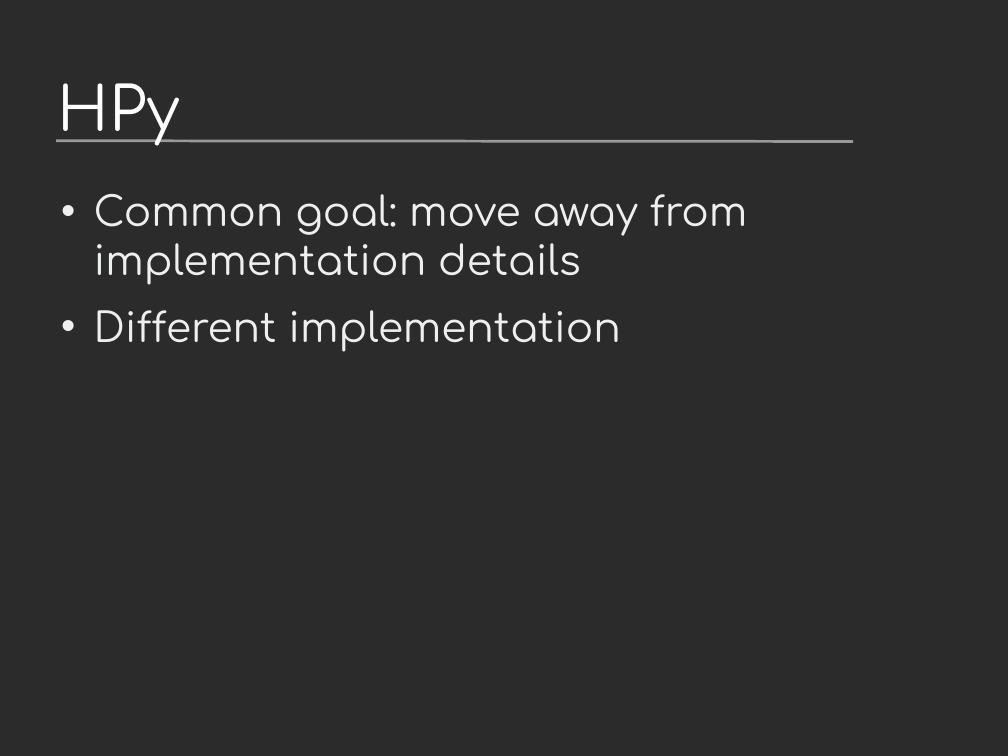
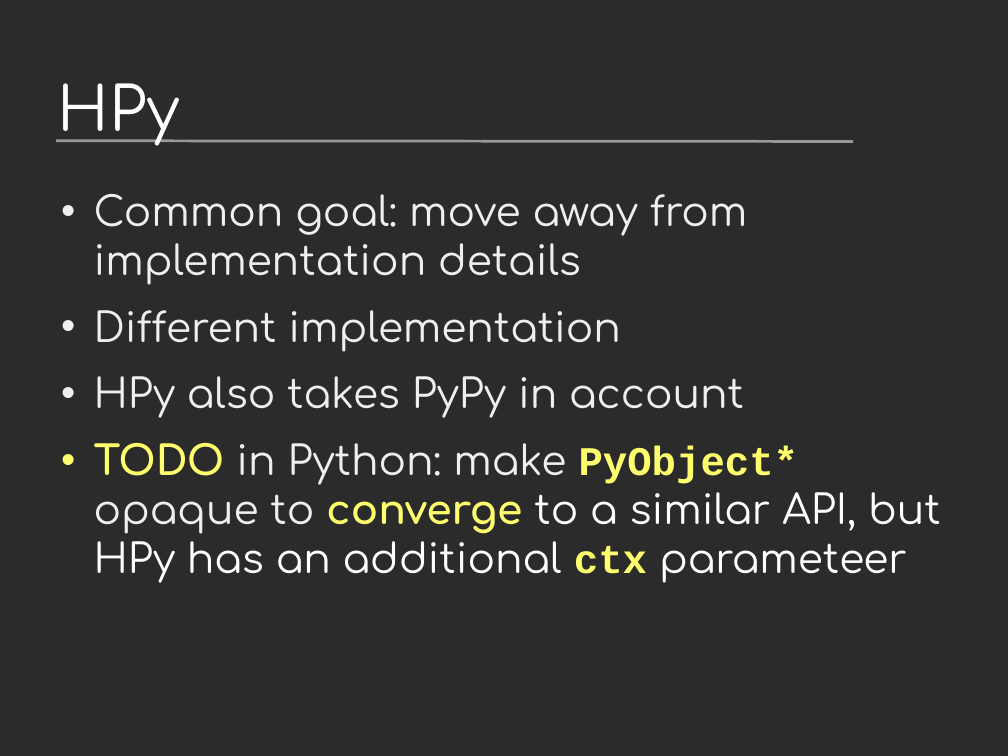
Before and after one commit to vstinner/talks, a slide deck: slide 26 of 2023-CoreDevSprint-Brno/c-api.odp (slide 24 before the commit). Drawn at 1008x756 pixels with LibreOffice and Linux fonts; fonts in the diff are those of the drawing; background and template pictures are left out; a plain dark background stands for a picture behind light text. Boxes give left, top, right and bottom in pixels: in the first picture for what was removed or moved away, otherwise in the second. Text is boxed around its words. In the diff, an @@ line names an element or a change of style, - is before the commit and + after.

```diff
--- a/2023-CoreDevSprint-Brno/c-api.odp
+++ b/2023-CoreDevSprint-Brno/c-api.odp
@@ text at bbox=[94, 376, 941, 582]: paragraphs added @@
+• HPy also takes PyPy in account
+• TODO in Python: make PyObject* opaque to converge to a similar API, but HPy has an additional ctx parameteer
```
Also in this commit, not shown: 4 other slides changed, 2 slides added, 1 other file.
